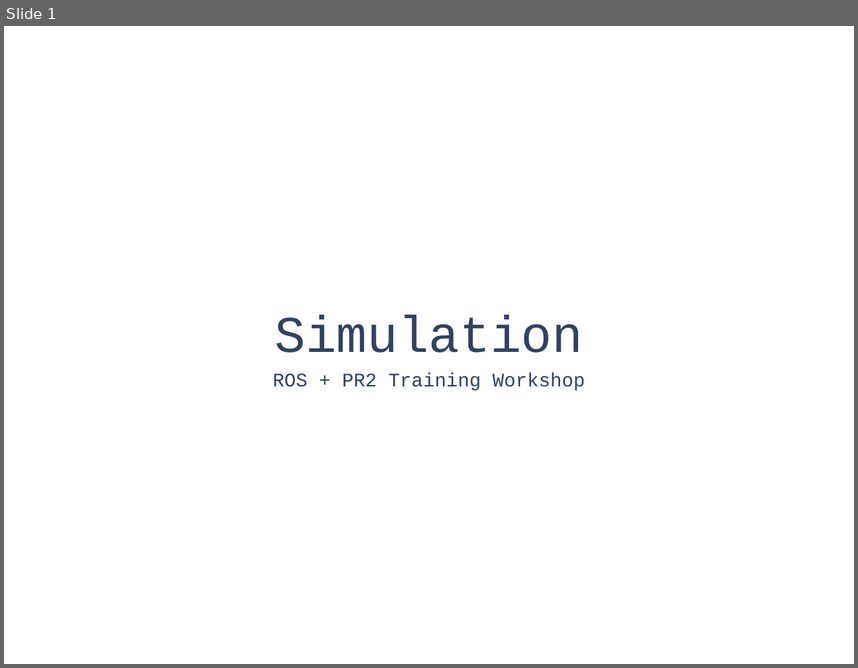
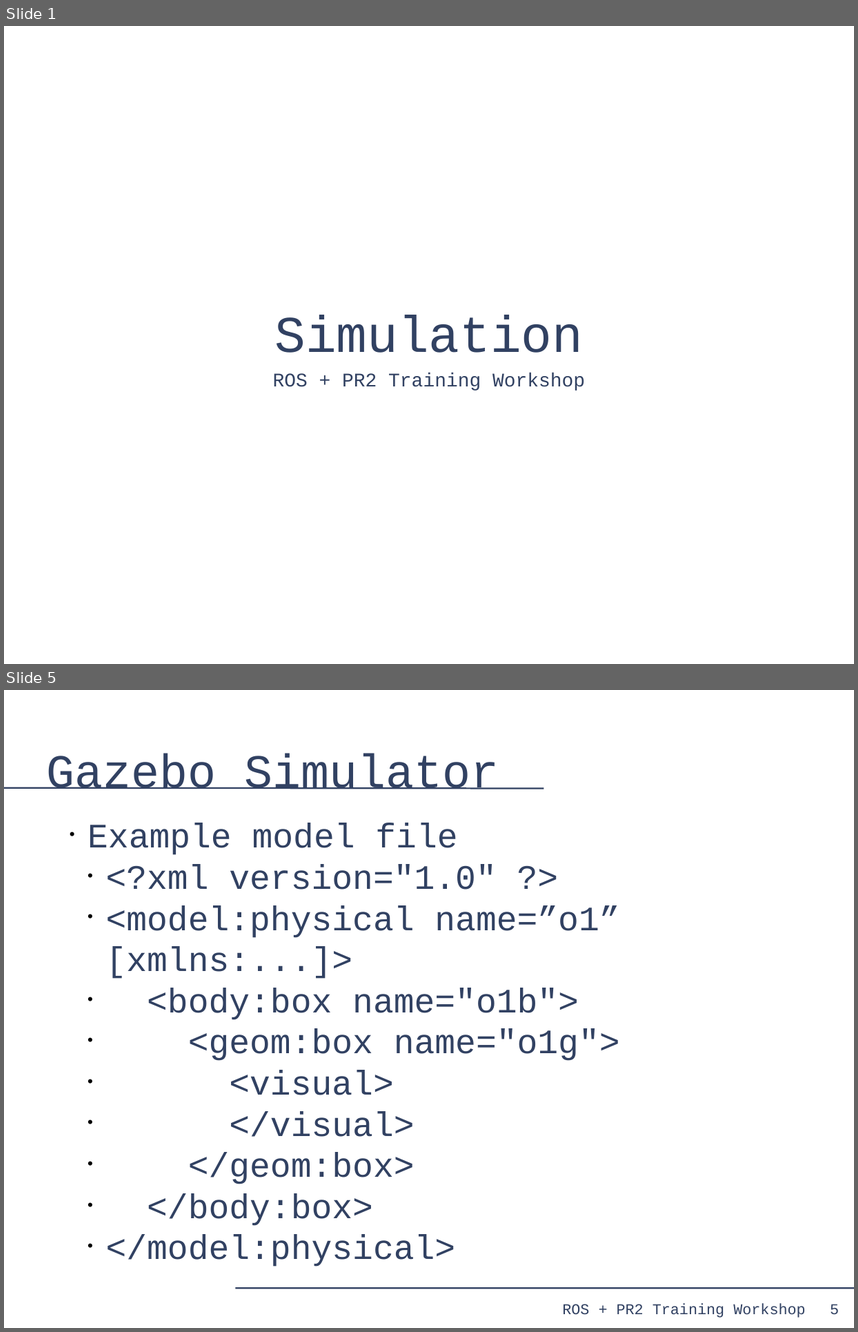
Before and after one commit to PR2/pr2_docs, a slide deck: pr2_training_workshop/simulation/simulation_training_workshop.odp. Shown one above the other, each under a label of ours: slide 1 before the commit, slides 1 and 5 after it; the slides between them are not shown. The pictures are 858x668 and 858x1332 pixels, drawn with LibreOffice and Linux fonts; fonts in the diff are those of the drawing. Boxes give left, top, right and bottom in pixels: in the first picture for what was removed or moved away, otherwise in the second. Text is boxed around its words. In the diff, an @@ line names an element or a change of style, - is before the commit and + after.

```diff
--- a/pr2_training_workshop/simulation/simulation_training_workshop.odp
+++ b/pr2_training_workshop/simulation/simulation_training_workshop.odp
@@ slide 5 added at (4, 690, 854, 1328), background #FFFFFF @@
@@ title added at (47, 753, 499, 789), 44 pt, text #314162 @@
+Gazebo Simulator
@@ line added from (4, 788) to (544, 788), #314162 1.45 pt @@
@@ text added at (87, 822, 620, 1266), 32 pt, text #314162 @@
+• Example model file
+  • <?xml version="1.0" ?>
+  • <model:physical name=”o1” [xmlns:...]>
+  • <body:box name="o1b">
+  • <geom:box name="o1g">
+  • <visual>
+  • </visual>
+  • </geom:box>
+  • </body:box>
+  • </model:physical>
@@ line added from (235, 1288) to (854, 1288), #314162 1.45 pt @@
@@ text added at (562, 1303, 805, 1317), 14 pt, text #314162 @@
+ROS + PR2 Training Workshop
@@ page number added at (830, 1303, 839, 1314), 14 pt, text #314162 @@
+5
```
Also in this commit, not shown: 12 slides changed, 6 other slides added, 2 slides removed.
